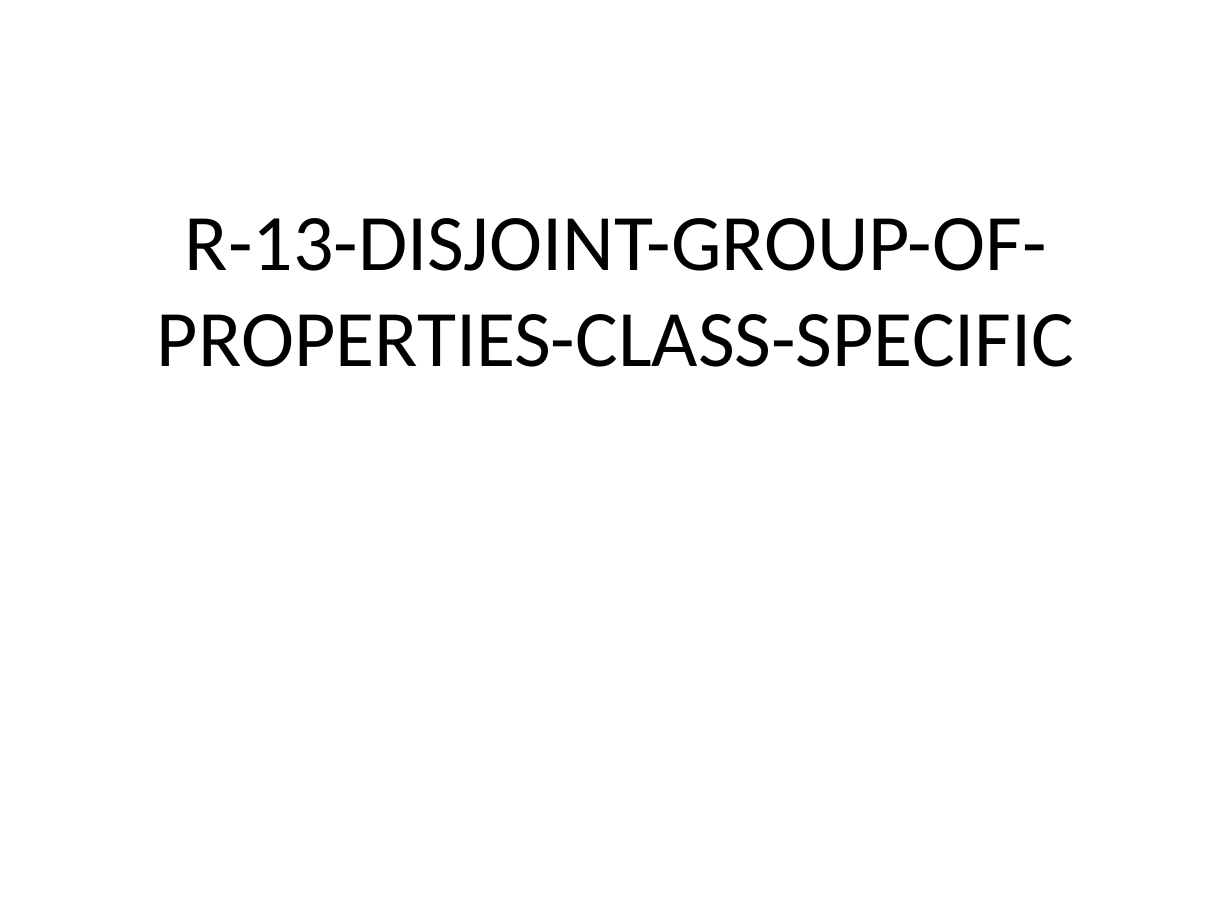
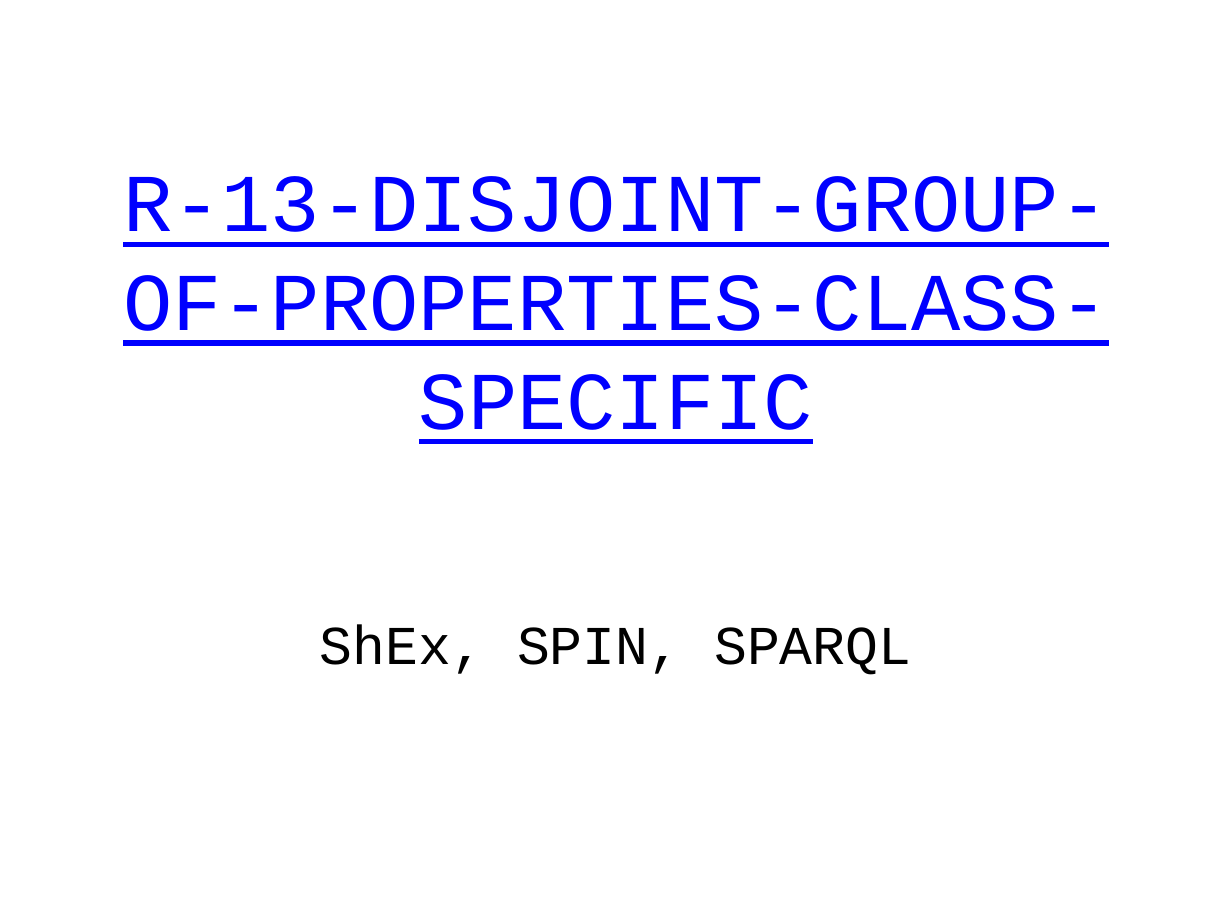
Before and after one commit to boschthomas/rdf-validation-research, a slide deck: slide 14 of presentations/Tutorial Thomas Bosch (DC 2014).pptx. Drawn at 1232x924 pixels with LibreOffice and Linux fonts; fonts in the diff are those of the drawing. Boxes give left, top, right and bottom in pixels: in the first picture for what was removed or moved away, otherwise in the second. Text is boxed around its words. In the diff, an @@ line names an element or a change of style, - is before the commit and + after.

```diff
--- a/presentations/Tutorial Thomas Bosch (DC 2014).pptx
+++ b/presentations/Tutorial Thomas Bosch (DC 2014).pptx
@@ title "R-13-DISJOINT-GROUP-OF-PROPERTIES-CLASS-SPECIFIC": place and size @@
-title "R-13-DISJOINT-GROUP-OF-PROPERTIES-CLASS-SPECIFIC" at bbox=[157, 218, 1074, 367]
+title "R-13-DISJOINT-GROUP-OF-PROPERTIES-CLASS-SPECIFIC" at bbox=[123, 176, 1108, 444]
@@ title "R-13-DISJOINT-GROUP-OF-PROPERTIES-CLASS-SPECIFIC" at bbox=[123, 176, 1108, 444]: size 46.8 to 48 pt, font Calibri to Courier New, text colour #000000 to #0000FF, underline on @@
@@ text added at bbox=[320, 624, 911, 675], 32 pt, text #000000 @@
+ShEx, SPIN, SPARQL
```
Also in this commit, not shown: 31 other slides changed, 5 other files.
